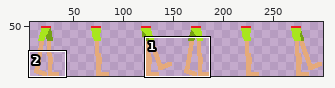
Two states of a sprite sheet, sprites/Legs-Sheet.png. The picture above shows the old version from afar; the outline marks the close-up.
Close-up. As it was:
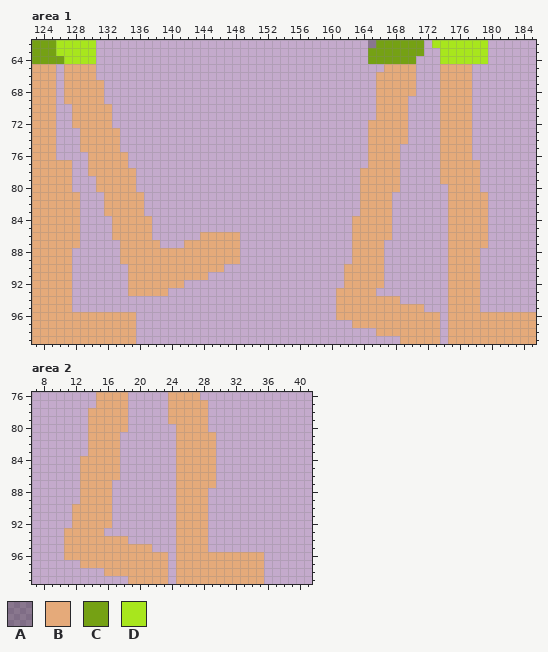
The file is 300x100 pixels. Shown: area 1: x 123..185, y 62..99; area 2: x 7..41, y 76..99. The wide view leaves out empty margins. The commit also changed other parts of the picture, which this record leaves out.
Palette (. is transparent): A #0000004d  B #e5aa7a  C #75a114  D #a8e61d
Pixels before, area 1, first column x 123:
 62 CCCDDDDD..................................ACCCCCC.DDDDDDD......
 63 CCCDDDDD..................................CCCCCCC..DDDDDD......
 64 CCCCDDDD..................................CCCCCC...DDDDDD......
 65 BBB.BBBB....................................BBBB...BBBB........
 66 BBB.BBBB...................................BBBBB...BBBB........
 67 BBB.BBBBB..................................BBBBB...BBBB........
 68 BBB.BBBBB..................................BBBBB...BBBB........
 69 BBB.BBBBB..................................BBBB....BBBB........
 70 BBB..BBBBB.................................BBBB....BBBB........
 71 BBB..BBBBB.................................BBBB....BBBB........
 72 BBB..BBBBB................................BBBBB....BBBB........
 73 BBB...BBBBB...............................BBBBB....BBBB........
 74 BBB...BBBBB...............................BBBBB....BBBB........
 75 BBB...BBBBB...............................BBBB.....BBBB........
 76 BBB....BBBBB..............................BBBB.....BBBB........
 77 BBBBB..BBBBB..............................BBBB.....BBBBB.......
 78 BBBBB..BBBBBB............................BBBBB.....BBBBB.......
 79 BBBBB...BBBBB............................BBBBB.....BBBBB.......
 80 BBBBB...BBBBB............................BBBBB......BBBB.......
 81 BBBBBB...BBBBB...........................BBBB.......BBBBB......
 82 BBBBBB...BBBBB...........................BBBB.......BBBBB......
 83 BBBBBB...BBBBB...........................BBBB.......BBBBB......
 84 BBBBBB....BBBBB.........................BBBBB.......BBBBB......
 85 BBBBBB....BBBBB.........................BBBBB.......BBBBB......
 86 BBBBBB....BBBBB......BBBBB..............BBBBB.......BBBBB......
 87 BBBBBB.....BBBBB...BBBBBBB..............BBBB........BBBBB......
 88 BBBBB......BBBBBBBBBBBBBBB..............BBBB........BBBB.......
 89 BBBBB......BBBBBBBBBBBBBBB..............BBBB........BBBB.......
 90 BBBBB.......BBBBBBBBBBBB...............BBBBB........BBBB.......
 91 BBBBB.......BBBBBBBBBB.................BBBBB........BBBB.......
 92 BBBBB.......BBBBBBB....................BBBBB........BBBB.......
 93 BBBBB.......BBBBB.....................BBBBB.........BBBB.......
 94 BBBBB.................................BBBBBBBB......BBBB.......
 95 BBBBB.................................BBBBBBBBBBB...BBBB.......
 96 BBBBBBBBBBBBB.........................BBBBBBBBBBBBB.BBBBBBBBBBB
 97 BBBBBBBBBBBBB...........................BBBBBBBBBBB.BBBBBBBBBBB
 98 BBBBBBBBBBBBB..............................BBBBBBBB.BBBBBBBBBBB
 99 BBBBBBBBBBBBB.................................BBBBB.BBBBBBBBBBB
Pixels before, area 2, first column x 11:
 76 ....BBBB.....BBBB........
 77 ....BBBB.....BBBBB.......
 78 ...BBBBB.....BBBBB.......
 79 ...BBBBB.....BBBBB.......
 80 ...BBBBB......BBBB.......
 81 ...BBBB.......BBBBB......
 82 ...BBBB.......BBBBB......
 83 ...BBBB.......BBBBB......
 84 ..BBBBB.......BBBBB......
 85 ..BBBBB.......BBBBB......
 86 ..BBBBB.......BBBBB......
 87 ..BBBB........BBBBB......
 88 ..BBBB........BBBB.......
 89 ..BBBB........BBBB.......
 90 .BBBBB........BBBB.......
 91 .BBBBB........BBBB.......
 92 .BBBBB........BBBB.......
 93 BBBBB.........BBBB.......
 94 BBBBBBBB......BBBB.......
 95 BBBBBBBBBBB...BBBB.......
 96 BBBBBBBBBBBBB.BBBBBBBBBBB
 97 ..BBBBBBBBBBB.BBBBBBBBBBB
 98 .....BBBBBBBB.BBBBBBBBBBB
 99 ........BBBBB.BBBBBBBBBBB
The same view after the edit:
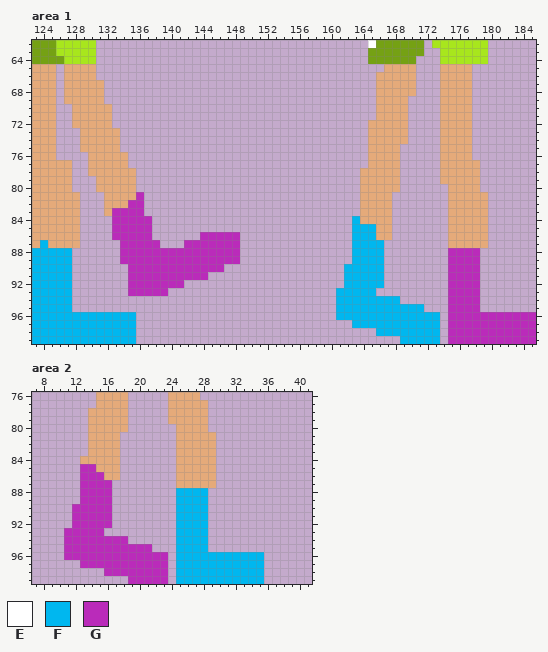
Colours new in this view: E #ffffff  F #00b7ef  G #ba2bba
Edits made:
Changed rows in their new state; - is an unchanged pixel.
Area 1:
first column x 165:
 62 E
first column x 123:
 81 -------------G-------------------------------------------------
 82 ------------GG-------------------------------------------------
 83 ----------GGGG-------------------------------------------------
 84 ----------GGGGG-------------------------F----------------------
 85 ----------GGGGG-------------------------FFF--------------------
 86 ----------GGGGG------GGGGG--------------FFF--------------------
 87 -F---------GGGGG---GGGGGGG--------------FFFF-------------------
 88 FFFFF------GGGGGGGGGGGGGGG--------------FFFF--------GGGG-------
 89 FFFFF------GGGGGGGGGGGGGGG--------------FFFF--------GGGG-------
 90 FFFFF-------GGGGGGGGGGGG---------------FFFFF--------GGGG-------
 91 FFFFF-------GGGGGGGGGG-----------------FFFFF--------GGGG-------
 92 FFFFF-------GGGGGGG--------------------FFFFF--------GGGG-------
 93 FFFFF-------GGGGG---------------------FFFFF---------GGGG-------
 94 FFFFF---------------------------------FFFFFFFF------GGGG-------
 95 FFFFF---------------------------------FFFFFFFFFFF---GGGG-------
 96 FFFFFFFFFFFFF-------------------------FFFFFFFFFFFFF-GGGGGGGGGGG
 97 FFFFFFFFFFFFF---------------------------FFFFFFFFFFF-GGGGGGGGGGG
 98 FFFFFFFFFFFFF------------------------------FFFFFFFF-GGGGGGGGGGG
 99 FFFFFFFFFFFFF---------------------------------FFFFF-GGGGGGGGGGG
Area 2:
first column x 11:
 85 --GG---------------------
 86 --GGG--------------------
 87 --GGGG-------------------
 88 --GGGG--------FFFF-------
 89 --GGGG--------FFFF-------
 90 -GGGGG--------FFFF-------
 91 -GGGGG--------FFFF-------
 92 -GGGGG--------FFFF-------
 93 GGGGG---------FFFF-------
 94 GGGGGGGG------FFFF-------
 95 GGGGGGGGGGG---FFFF-------
 96 GGGGGGGGGGGGG-FFFFFFFFFFF
 97 --GGGGGGGGGGG-FFFFFFFFFFF
 98 -----GGGGGGGG-FFFFFFFFFFF
 99 --------GGGGG-FFFFFFFFFFF
Boxes around the changes in both close-ups, in picture pixels (x1, y1, x2, y2):
changed: (368, 40, 376, 48)
changed: (32, 192, 240, 344)
changed: (336, 216, 536, 344)
changed: (64, 464, 264, 584)
